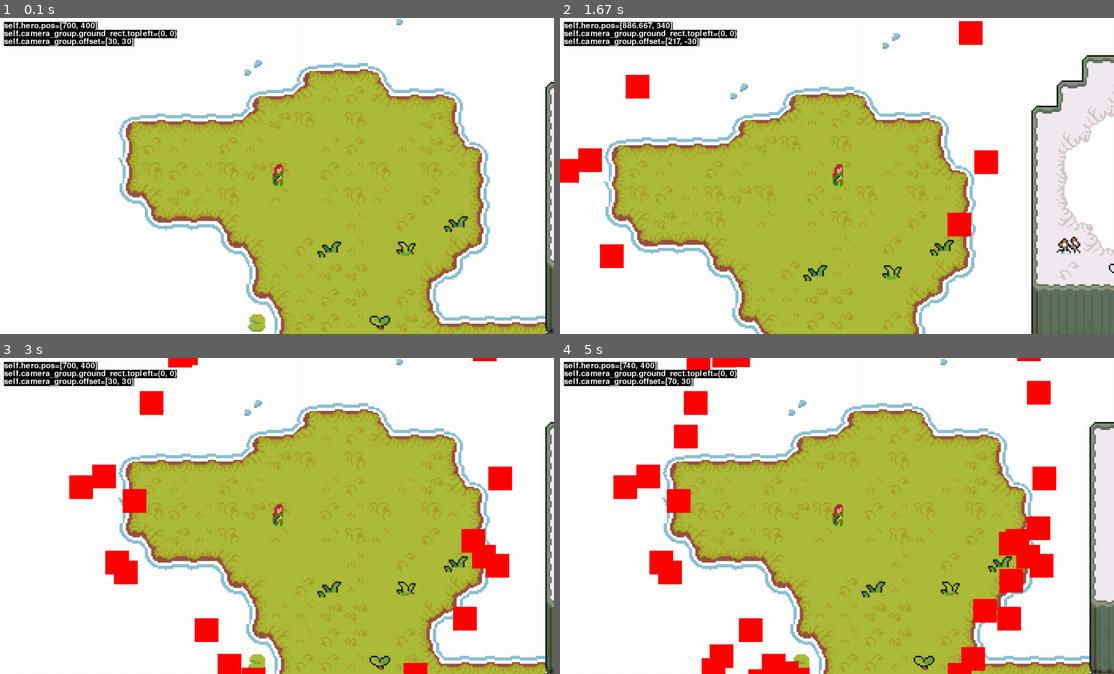
Above: before the commit, frames 1-4 (two rows, left to right).
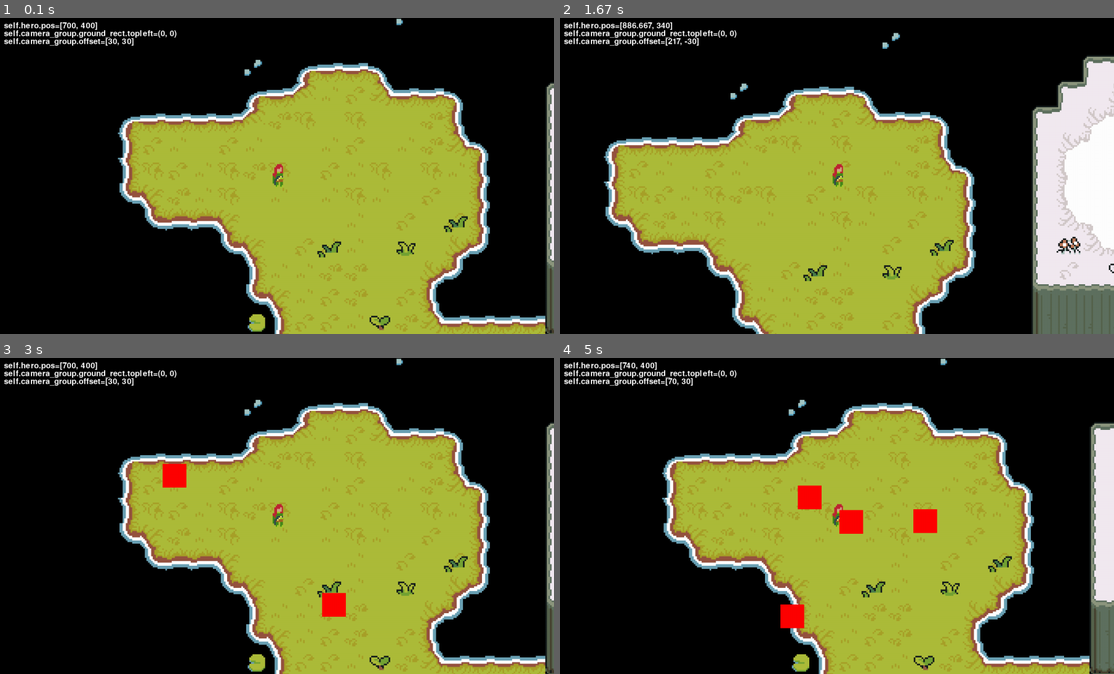
Above: after the commit, the same moments.

Repository: ArcherWayne/pygame_windranger_simulator
Game: pygame game, started from main.py
Two runs of this game, one before a commit and one after it. Both use one fixed random seed, a clock stepped at 60 frames per second and the inputs below.
Inputs:
- Up to frame 1 (0.1 s): no input
- Up to frame 2 (1.67 s): hold D 0.33-0.8 s; hold W 0.83-1.13 s; hold D 1.17-1.63 s
- Up to frame 3 (3 s): hold A 1.67-2.2 s; hold S 2.23-2.53 s; hold A 2.57-2.97 s
- Up to frame 4 (5 s): hold W 3-3.37 s; hold D 3.4-4.03 s; hold S 4.07-4.43 s; hold A 4.47-4.93 s; hold D from 4.97 s (still down)

The runs differ from the first frame. In frame 1, 58% of the frame differs, in the area x 0-100%, y 0-100%; in frame 2, 50%; in frame 3, 59%; in frame 4, 59%.

Commit message:
creep_movement and trees

Diff:
--- a/creep.py
+++ b/creep.py
@@ -28,12 +28,23 @@
 		self.old_rect = self.rect.copy()
 
 		# movement
+		# self.vector_to_hero = pygame.math.Vector2()
 		self.direction = pygame.math.Vector2()
-		self.movement_speed = 150
+		self.movement_speed = CREEP_MOVEMENT_SPEED
 
 	def move_to_hero(self):
-		pass
-		# FIXME: 从剑圣模拟器粘贴过来
+		self.direction.x = self.hero.pos.x - self.pos.x
+		self.direction.y = self.hero.pos.y - self.pos.y
+
+		if self.direction.magnitude() != 0:
+			self.direction = self.direction.normalize()
+
+		self.pos.x += self.direction.x * self.movement_speed * self.dt
+		self.rect.x = round(self.pos.x)
+		self.pos.y += self.direction.y * self.movement_speed * self.dt
+		self.rect.y = round(self.pos.y)
+
+
 
 	def update(self, dt):
 
@@ -41,8 +52,7 @@
 		self.dt = dt
 		self.old_rect = self.rect.copy()
 
-		# # update the pos relative to self.hero ----------------------------------------------- #
-		# self.pos_relative_to_hero.x = self.pos.x - self.hero.pos.x
-		# self.pos_relative_to_hero.y = self.pos.y - self.hero.pos.y
+		# movement --------------------------------------------------------------------------- #
+		self.move_to_hero()
 
 		pass
--- a/hero.py
+++ b/hero.py
@@ -17,7 +17,7 @@
 
 		# movement
 		self.direction = pygame.math.Vector2()
-		self.movement_speed = 200
+		self.movement_speed = HERO_MOVEMENT_SPEED
 
 	def keyboard_movement(self):
 		keys = pygame.key.get_pressed()
--- a/main.py
+++ b/main.py
@@ -1,11 +1,11 @@
 # module importing
-from calendar import c
 import pygame, sys, time
 from setting import *
 
 # function importing
 from debug import debug
 from me_camera_base_camera import CameraGroup
+from random import randint
 
 # entity importing
 from hero import HERO
@@ -42,14 +42,17 @@
 
 # user event setting
 		self.creep_enemy_timer = pygame.USEREVENT + 1
-		pygame.time.set_timer(self.creep_enemy_timer, 100)
+		pygame.time.set_timer(self.creep_enemy_timer, 1000)
 
 # attribute setup
 		self.last_time = time.time()
 		self.game_active = True
 
-	def generate_creep(self):
-		pass
+	def generate_trees(self):
+		for i in range(20):
+			random_x = randint(1000,2000)
+			random_y = randint(1000,2000)
+			TREE((random_x,random_y),self.camera_group)
 
 	def game_loop(self):
 		while True:
@@ -69,7 +72,7 @@
 
 			# mechanic loop    ---------------------------------------------------------------------------------- #
 			if self.game_active:
-				self.screen.fill(WHITE)
+				self.screen.fill(BLACK)
 				# screen.blit(background_surface, background_rect)
 				# self.all_sprites.update()
 				# self.all_sprites.draw(self.screen)
@@ -84,11 +87,12 @@
 
 				pygame.display.update()
 
-	def update(self):
-		self.game_loop()
 
 if __name__ == "__main__":
 	main_game = MAINGAME()
 
+	# init functions
+	main_game.generate_trees()
+
 	# game loop
-	main_game.update()
+	main_game.game_loop()
--- a/setting.py
+++ b/setting.py
@@ -12,7 +12,7 @@
 HERO_HEIGHT = 60
 HERO_WIDTH = 60
 HERO_HEALTH = 120
-HERO_MOVEMENT_SPEED = 4
+HERO_MOVEMENT_SPEED = 200
 HERO_DAMAGE = 16
 HERO_FORESWING = 0.1
 HERO_BACKSWING = 0.2
@@ -24,7 +24,7 @@
 CREEP_WIDTH = 60
 CREEP_HEALTH = 50
 CREEP_CIT_HEALTH = HERO_DAMAGE - 1
-CREEP_MOVEMENT_SPEED = 2
+CREEP_MOVEMENT_SPEED = 120
 CREEP_DAMAGE = 5
 CREEP_FORESWING = 0.2
 CREEP_BACKSWING = 0.2
Not shown, changed: todo.md
